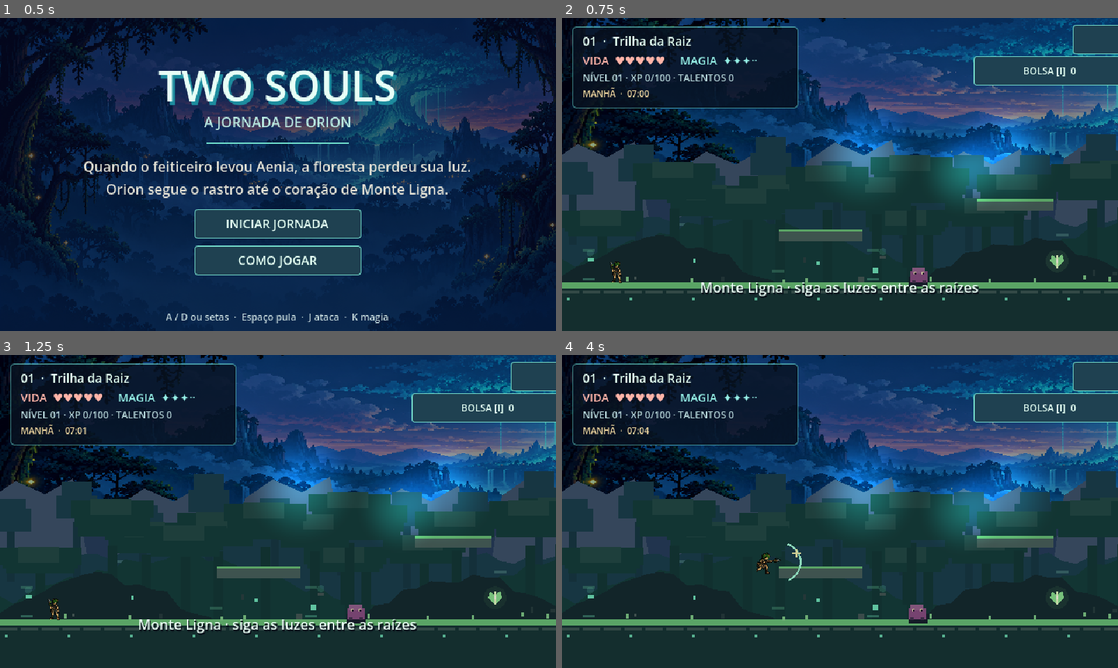
Above: before the commit, frames 1-4 (two rows, left to right).
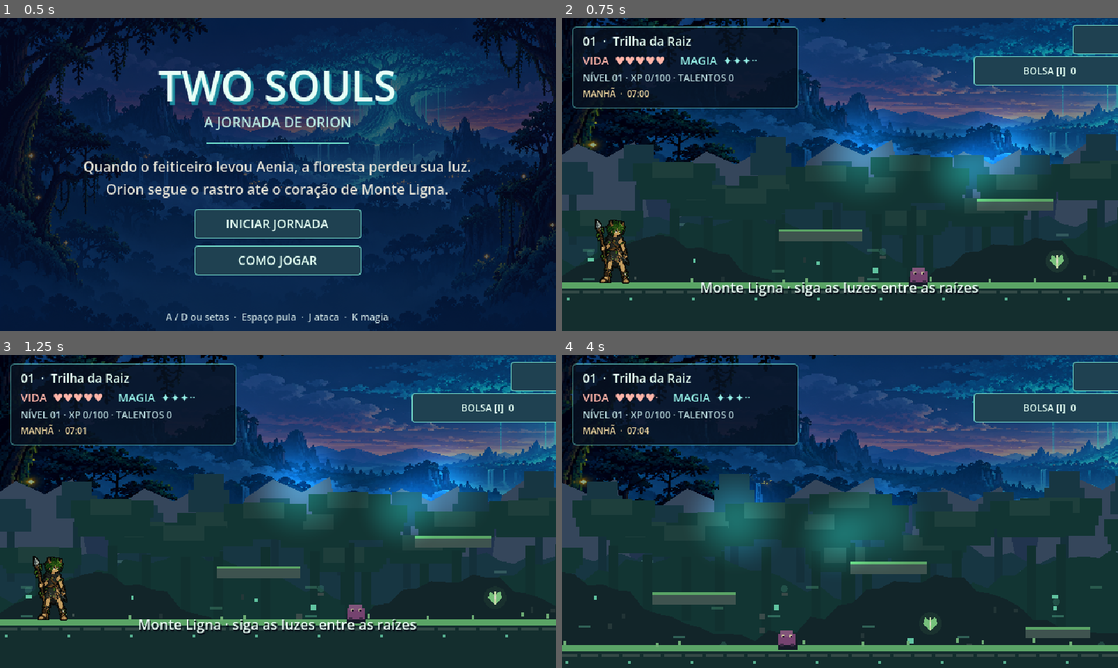
Above: after the commit, the same moments.

Repository: Esquilotaku/two-souls
Game: Godot game, scene res://scenes/main.tscn
The game is run twice, just before and just after one commit, with the same random seed, the same clock (stepped at 60 frames per second) and the same inputs.
Inputs:
- Up to frame 1 (0.5 s): no input
- Up to frame 2 (0.75 s): click "INICIAR JORNADA" at 0.5 s
- Up to frame 3 (1.25 s): no input
- Up to frame 4 (4 s): click "BOLSA [I] 0" at 1.25 s; click "VOLTAR" at 2 s; hold D (move_right) from 2.78 s (still down); tap J (attack) at 2.85, 3.8 s; tap Space (jump) at 3.02, 3.77 s; tap U (super_punch) at 3.05, 3.6 s

Frame 1 is identical in both runs. In frame 2, 0.8% of the frame differs, in the area x 5-13%, y 64-85%; in frame 3, 0.8%; in frame 4, 30%, in the area x 0-100%, y 0-99%.
Error in both runs: Invalid assignment of property or key 'limit_right' with value of type 'int' on a base object of type 'null instance'. (res://scripts/game.gd:400)

Commit message:
[codex] Ajusta física e retomada da A.3
Co-Authored-By: Codex <noreply@openai.com>

Diff:
--- a/Two Souls/scripts/boss.gd
+++ b/Two Souls/scripts/boss.gd
@@ -206,7 +206,7 @@
 	if attack_state == "punch":
 		if absf(player.global_position.x - global_position.x) < 122.0 and absf(player.global_position.y - global_position.y) < 60.0:
 			player.call("take_damage", 1)
-			player.set("velocity", Vector2(direction * 170.0, -125.0))
+			player.set("velocity", Vector2(direction * 510.0, -375.0))
 	elif attack_state == "rock":
 		var projectile := MagicBolt.new()
 		projectile.enemy_attack = true
@@ -312,7 +312,7 @@
 func _resolve_hooded_claw(player: Node) -> void:
 	if absf(player.global_position.x - global_position.x) < 158.0 and absf(player.global_position.y - global_position.y) < 72.0:
 		player.call("take_damage", 1)
-		player.set("velocity", Vector2(direction * 185.0, -145.0))
+		player.set("velocity", Vector2(direction * 555.0, -435.0))
 
 func _spawn_hooded_orb(player: Node) -> void:
 	var bolt := MagicBolt.new()
@@ -327,7 +327,7 @@
 	var distance := absf(player.global_position.x - global_position.x)
 	if distance < 150.0:
 		player.call("take_damage", 1)
-		player.set("velocity", Vector2(-direction * 100.0, -180.0))
+		player.set("velocity", Vector2(-direction * 300.0, -540.0))
 	else:
 		var bolt: MagicBolt = MagicBolt.new()
 		bolt.direction = int(signf(player.global_position.x - global_position.x))
--- a/Two Souls/scripts/foe.gd
+++ b/Two Souls/scripts/foe.gd
@@ -50,7 +50,7 @@
 			facing = 1 if horizontal_distance > 0.0 else -1
 		if ranged:
 			velocity.x = -facing * speed * 0.6 if absf(horizontal_distance) < 112.0 else 0.0
-			if absf(horizontal_distance) < 320.0 and vertical_distance < 58.0 and ranged_cooldown <= 0.0:
+			if absf(horizontal_distance) < 320.0 and vertical_distance < 73.0 and ranged_cooldown <= 0.0:
 				_throw_spear()
 				ranged_cooldown = lerpf(2.1, 1.55, time_difficulty)
 		elif absf(horizontal_distance) < 150.0:
--- a/Two Souls/scripts/game.gd
+++ b/Two Souls/scripts/game.gd
@@ -347,7 +347,7 @@
 	_apply_world_time(true)
 	checkpoint_x = clampf(float(save_data["checkpoint_x"]), 72.0, LEVEL_WIDTH - 88.0)
 	checkpoint_marker = clampi(int(save_data["checkpoint_marker"]), 0, 2)
-	player.global_position = Vector2(checkpoint_x, FLOOR_Y - 18.0)
+	player.global_position = Vector2(checkpoint_x, FLOOR_Y - 33.0)
 	boss_defeated = bool(save_data["boss_defeated"])
 	boss_spawned = boss_defeated
 	_show_hud()
@@ -356,7 +356,7 @@
 func _create_player() -> void:
 	player = Orion.new()
 	player.process_mode = Node.PROCESS_MODE_PAUSABLE
-	player.position = Vector2(72, FLOOR_Y - 18)
+	player.position = Vector2(72, FLOOR_Y - 33)
 	player.health_changed.connect(_on_health_changed)
 	player.leveled_up.connect(_on_level_up)
 	player.defeated.connect(_on_player_defeated)
@@ -382,7 +382,7 @@
 	checkpoint_marker = 0
 	respawn_timer = 0.0
 	stage_start_time = Time.get_ticks_msec() / 1000.0
-	player.position = Vector2(72, FLOOR_Y - 18)
+	player.position = Vector2(72, FLOOR_Y - 33)
 	player.velocity = Vector2.ZERO
 	player.active = true
 	var palette_index := stage_index
@@ -745,7 +745,7 @@
 	player.velocity = Vector2.ZERO
 	player.active = true
 	player.hurt_timer = 1.4
-	player.global_position = Vector2(checkpoint_x, FLOOR_Y - 18.0)
+	player.global_position = Vector2(checkpoint_x, FLOOR_Y - 33.0)
 	player.health_changed.emit(player.health)
 	_show_message("A trilha recomeça no último santuário", 2.6)
 
--- a/Two Souls/scripts/magic_bolt.gd
+++ b/Two Souls/scripts/magic_bolt.gd
@@ -30,7 +30,18 @@
 			hit_radius = 30.0
 		elif projectile_kind == "vine":
 			hit_radius = 21.0
-		if player and global_position.distance_to(player.global_position) < hit_radius:
+		var hit_extent := Vector2(hit_radius, hit_radius)
+		var player_collision := player.get_node_or_null("CollisionShape2D") if player else null
+		if player_collision and player_collision.shape is RectangleShape2D:
+			var player_size: Vector2 = player_collision.shape.size
+			hit_extent += player_size * 0.5
+		var hit_player := false
+		if player:
+			var from_player: Vector2 = global_position - player.global_position
+			var normalized_x: float = from_player.x / hit_extent.x
+			var normalized_y: float = from_player.y / hit_extent.y
+			hit_player = normalized_x * normalized_x + normalized_y * normalized_y < 1.0
+		if hit_player:
 			player.call("take_damage", damage)
 			queue_free()
 			return
--- a/Two Souls/scripts/player.gd
+++ b/Two Souls/scripts/player.gd
@@ -12,10 +12,12 @@
 const ITEM_CATALOG = preload("res://scripts/item_catalog.gd")
 const SKILL_CATALOG = preload("res://scripts/skill_catalog.gd")
 
-const GRAVITY := 980.0
-const MOVE_SPEED := 152.0
-const ACCELERATION := 1180.0
-const JUMP_SPEED := -340.0
+const WORLD_SCALE := 3.0
+const GRAVITY := 980.0 * WORLD_SCALE
+const MOVE_SPEED := 152.0 * WORLD_SCALE
+const ACCELERATION := 1180.0 * WORLD_SCALE
+const JUMP_SPEED := -340.0 * WORLD_SCALE
+const COLLISION_SIZE := Vector2(22.0, 66.0)
 
 var health := 5
 var max_health := 5
@@ -53,21 +55,21 @@
 	character_sprite.animation = "idle"
 	character_sprite.play()
 	character_sprite.texture_filter = CanvasItem.TEXTURE_FILTER_NEAREST
-	character_sprite.scale = Vector2.ONE / 3.0
+	character_sprite.scale = Vector2.ONE
 	# O ponto (64, 88) do quadro deve coincidir com o pé da colisão (y=12).
-	character_sprite.position = Vector2(0.0, 12.0 - 40.0 / 3.0)
+	character_sprite.position = Vector2(16.0, COLLISION_SIZE.y * 0.5 - 40.0)
 	character_sprite.z_index = -1
 	add_child(character_sprite)
 	var collision := CollisionShape2D.new()
 	var shape := RectangleShape2D.new()
-	shape.size = Vector2(14, 24)
+	shape.size = COLLISION_SIZE
 	collision.shape = shape
 	add_child(collision)
 	var camera := Camera2D.new()
 	camera.position_smoothing_enabled = true
 	camera.position_smoothing_speed = 7.0
 	camera.limit_left = 0
-	camera.limit_top = -40
+	camera.limit_top = -100
 	camera.limit_bottom = 360
 	add_child(camera)
 	queue_redraw()
@@ -136,13 +138,13 @@
 		if not is_instance_valid(target):
 			continue
 		var offset: Vector2 = target.global_position - global_position
-		if absf(offset.x) < 48.0 and absf(offset.y) < 42.0 and offset.x * facing > -12.0:
+		if absf(offset.x) < 48.0 * WORLD_SCALE and absf(offset.y) < 42.0 * WORLD_SCALE and offset.x * facing > -12.0 * WORLD_SCALE:
 			target.call("take_hit", 1)
 	for target in get_tree().get_nodes_in_group("attackable_scenery"):
 		if not is_instance_valid(target):
 			continue
 		var offset: Vector2 = target.global_position - global_position
-		if absf(offset.x) < 50.0 and absf(offset.y) < 62.0 and offset.x * facing > -12.0:
+		if absf(offset.x) < 50.0 * WORLD_SCALE and absf(offset.y) < 62.0 * WORLD_SCALE and offset.x * facing > -12.0 * WORLD_SCALE:
 			target.call("take_hit", 1)
 
 func _cast_magic() -> void:
@@ -159,7 +161,7 @@
 		return
 	health = maxi(0, health - amount)
 	hurt_timer = 1.05
-	velocity = Vector2(-facing * 100.0, -145.0)
+	velocity = Vector2(-facing * 100.0 * WORLD_SCALE, -145.0 * WORLD_SCALE)
 	health_changed.emit(health)
 	if health <= 0:
 		active = false
@@ -292,10 +294,10 @@
 	spear_cooldown = 1.15
 	var spear := MagicBolt.new()
 	spear.projectile_kind = "spear"
-	spear.speed = 360.0
+	spear.speed = 360.0 * WORLD_SCALE
 	spear.life = 1.2
 	spear.direction = facing
-	spear.position = global_position + Vector2(facing * 18.0, -3.0)
+	spear.position = global_position + Vector2(facing * 18.0 * WORLD_SCALE, -3.0 * WORLD_SCALE)
 	get_parent().add_child(spear)
 
 func _super_punch() -> void:
@@ -307,13 +309,13 @@
 		if not is_instance_valid(target):
 			continue
 		var offset: Vector2 = target.global_position - global_position
-		if absf(offset.x) < 72.0 and absf(offset.y) < 48.0 and offset.x * facing > -12.0:
+		if absf(offset.x) < 72.0 * WORLD_SCALE and absf(offset.y) < 48.0 * WORLD_SCALE and offset.x * facing > -12.0 * WORLD_SCALE:
 			target.call("take_hit", 3)
 	for target in get_tree().get_nodes_in_group("attackable_scenery"):
 		if not is_instance_valid(target):
 			continue
 		var offset: Vector2 = target.global_position - global_position
-		if absf(offset.x) < 74.0 and absf(offset.y) < 62.0 and offset.x * facing > -12.0:
+		if absf(offset.x) < 74.0 * WORLD_SCALE and absf(offset.y) < 62.0 * WORLD_SCALE and offset.x * facing > -12.0 * WORLD_SCALE:
 			target.call("take_hit", 3)
 
 func gain_experience(amount: int) -> void:
@@ -339,14 +341,14 @@
 		return
 	# The character's body and carried spear come from the approved pixel-art sprite.
 	if attack_timer > 0.13:
-		draw_arc(Vector2(10 * facing, -1), 22.0, -1.25 if facing > 0 else 2.1, 1.2 if facing > 0 else 4.55, 12, Color("a7fff2"), 2.0, false)
-		_draw_sparkle(Vector2(27 * facing, -11), Color("f4f1c0"))
+		draw_arc(Vector2(30 * facing, -3), 66.0, -1.25 if facing > 0 else 2.1, 1.2 if facing > 0 else 4.55, 12, Color("a7fff2"), 6.0, false)
+		_draw_sparkle(Vector2(81 * facing, -33), Color("f4f1c0"))
 	if super_punch_flash > 0.0:
-		var impact := Vector2(19.0 * facing, -2.0)
-		draw_circle(impact, 15.0, Color(0.52, 0.96, 0.87, super_punch_flash * 2.2))
-		draw_rect(Rect2(impact.x - 5.0, impact.y - 5.0, 10.0, 10.0), Color("f6ffe7"))
-		_draw_sparkle(impact + Vector2(10.0 * facing, -4.0), Color("fff1ad"))
+		var impact := Vector2(57.0 * facing, -6.0)
+		draw_circle(impact, 45.0, Color(0.52, 0.96, 0.87, super_punch_flash * 2.2))
+		draw_rect(Rect2(impact.x - 15.0, impact.y - 15.0, 30.0, 30.0), Color("f6ffe7"))
+		_draw_sparkle(impact + Vector2(30.0 * facing, -12.0), Color("fff1ad"))
 
 func _draw_sparkle(at: Vector2, color: Color) -> void:
-	draw_rect(Rect2(at.x - 1, at.y - 5, 2, 10), color)
-	draw_rect(Rect2(at.x - 5, at.y - 1, 10, 2), color)
+	draw_rect(Rect2(at.x - 3, at.y - 15, 6, 30), color)
+	draw_rect(Rect2(at.x - 15, at.y - 3, 30, 6), color)
Not shown, changed: Two Souls/STATUS.md
Not shown, changed: docs/TAREFAS.md
